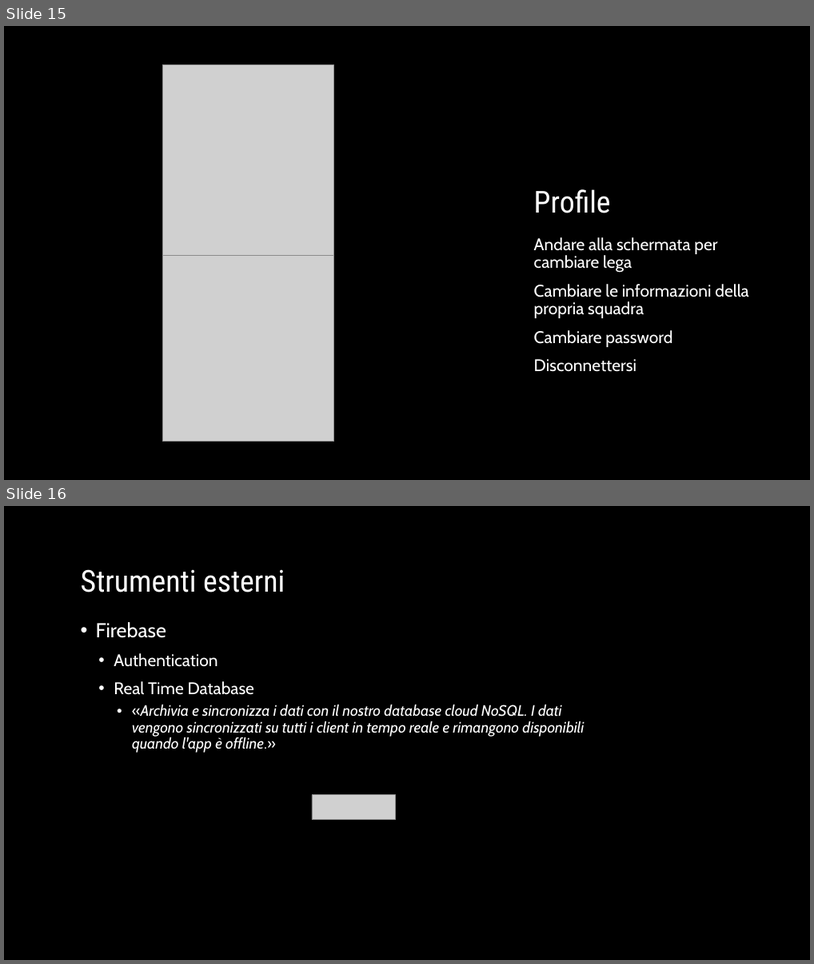
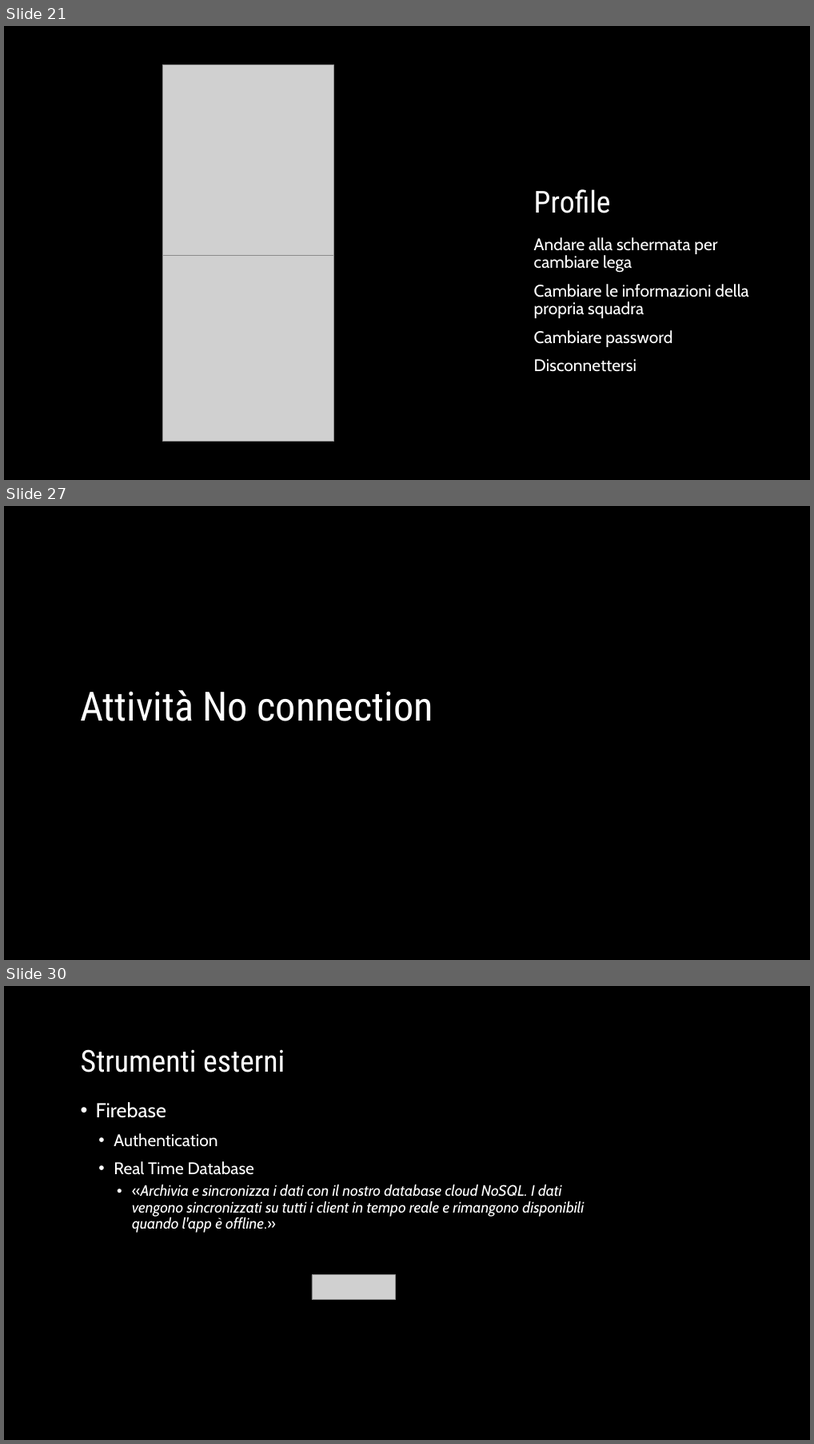
Before and after one commit to GiovanniMarchetto/Fantabasket, a slide deck: Fanta-basket.pptx. Shown one above the other, each under a label of ours: slides 15 and 16 before the commit, slides 21, 27 and 30 after it; the slides between them are not shown. The pictures are 814x964 and 814x1444 pixels, drawn with LibreOffice and Linux fonts; fonts in the diff are those of the drawing; grey boxes stand for pictures; background and template pictures are left out. Boxes give left, top, right and bottom in pixels: in the first picture for what was removed or moved away, otherwise in the second. Text is boxed around its words. In the diff, an @@ line names an element or a change of style, - is before the commit and + after.

```diff
--- a/Fanta-basket.pptx
+++ b/Fanta-basket.pptx
@@ slide 27 added at (x1=4, y1=506, x2=810, y2=960), background picture (left out) @@
@@ title added at (x1=80, y1=690, x2=434, y2=721), 48 pt, text #FFFFFF @@
+Attività No connection
@@ what was slide 15 is now slide 21 @@
@@ what was slide 16 is now slide 30 @@
```
Also in this commit, not shown: 4 slides changed, 13 other slides added, 8 other files.
